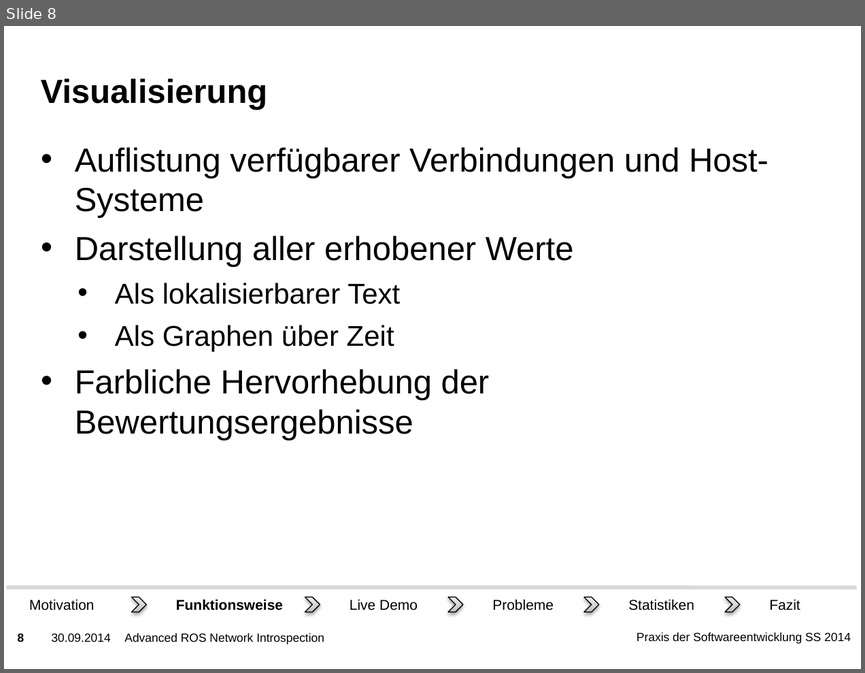
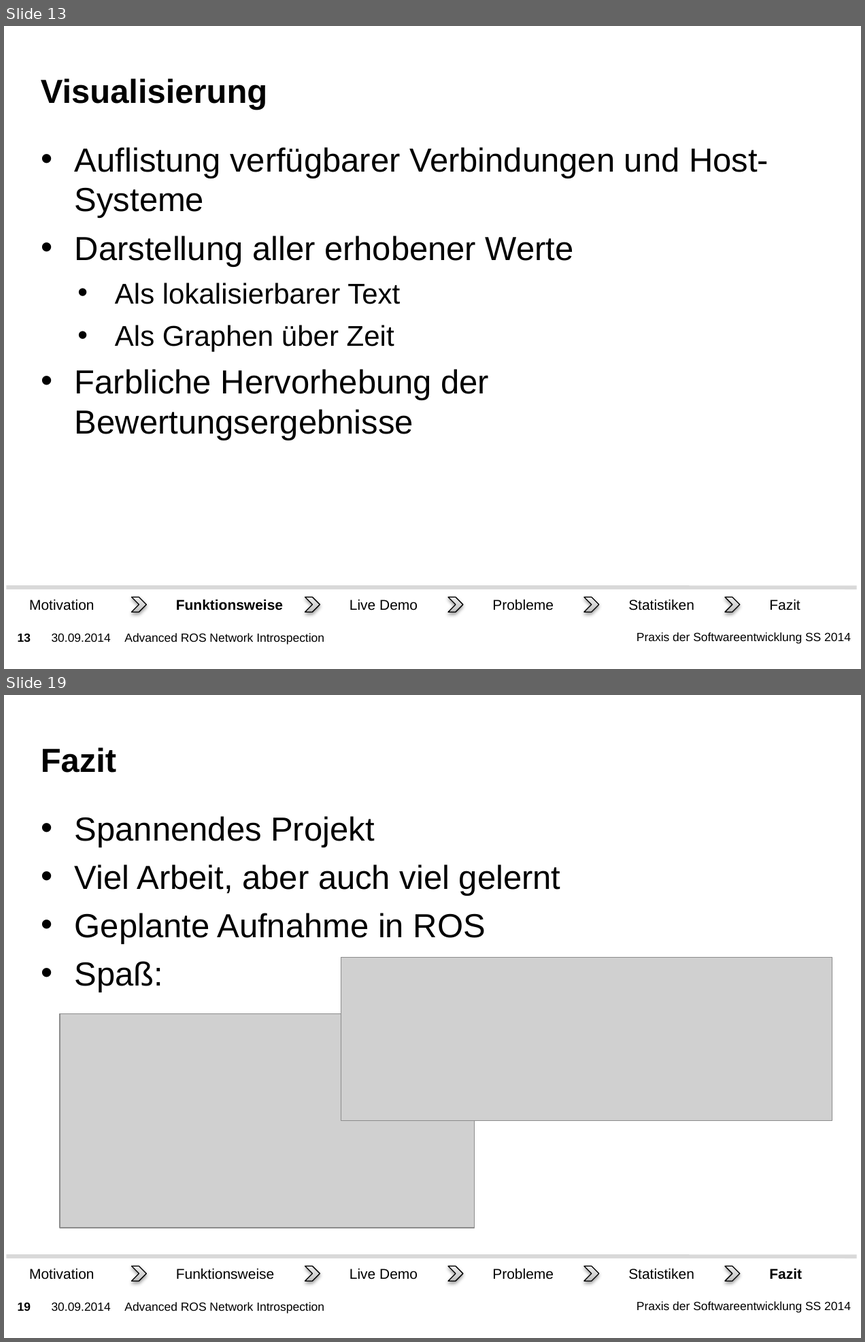
Before and after one commit to ROS-PSE/Documents, a slide deck: Präsentation/Präsentation.pptx. Shown one above the other, each under a label of ours: slide 8 before the commit, slides 13 and 19 after it; the slides between them are not shown. The pictures are 865x673 and 865x1342 pixels, drawn with LibreOffice and Linux fonts; fonts in the diff are those of the drawing; grey boxes stand for pictures; background and template pictures are left out. Boxes give left, top, right and bottom in pixels: in the first picture for what was removed or moved away, otherwise in the second. Text is boxed around its words. In the diff, an @@ line names an element or a change of style, - is before the commit and + after.

```diff
--- a/Präsentation/Präsentation.pptx
+++ b/Präsentation/Präsentation.pptx
@@ slide 19 added at bbox=[4, 695, 861, 1338], background picture (left out); not listed: 3 template elements that a slide beside it also shows @@
@@ title added at bbox=[41, 747, 116, 773], 28 pt, text #000000, bold @@
+Fazit
@@ text added at bbox=[75, 816, 561, 992], 28 pt, text #000000 @@
+• Spannendes Projekt
+• Viel Arbeit, aber auch viel gelernt
+• Geplante Aufnahme in ROS
+• Spaß:
@@ picture added at bbox=[341, 957, 832, 1121] @@
@@ picture added at bbox=[60, 1014, 475, 1228] @@
@@ group added at bbox=[7, 1256, 857, 1286]: 6 rectangles, 5 chevrons, 1 line @@
+Funktionsweise
+Statistiken
+Live Demo
+Fazit
+Motivation
+Probleme
@@ text added at bbox=[124, 1302, 324, 1313], 10 pt, text #000000 @@
+Advanced ROS Network Introspection
@@ what was slide 8 is now slide 13 @@
@@ page number at bbox=[18, 633, 31, 641]: text changed @@
-8
+13
```
Also in this commit, not shown: 11 other slides added, 2 other files.
